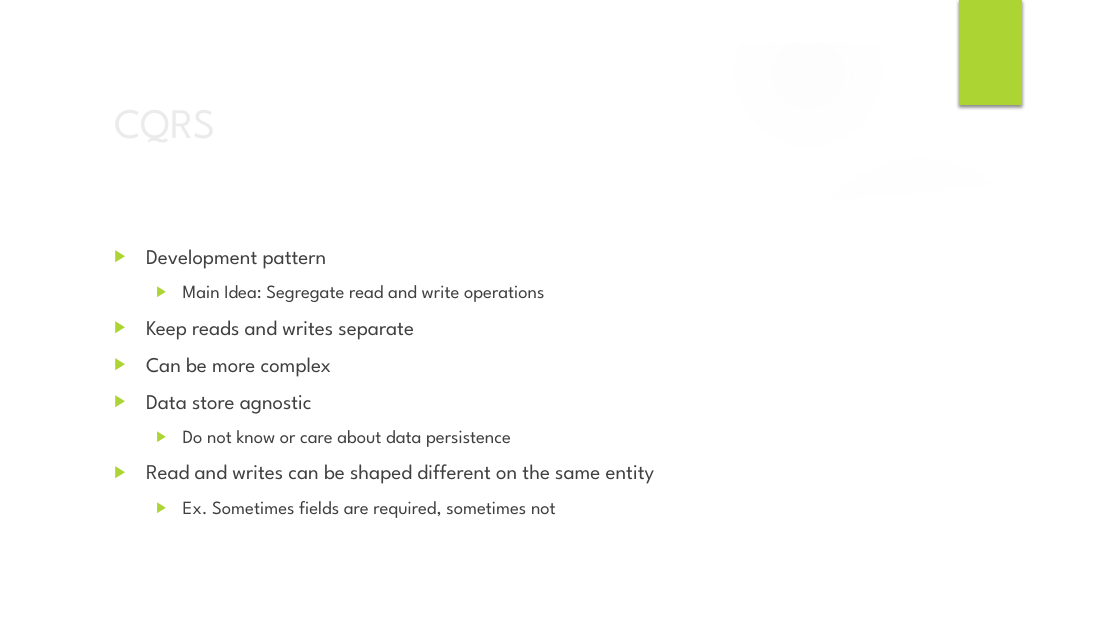
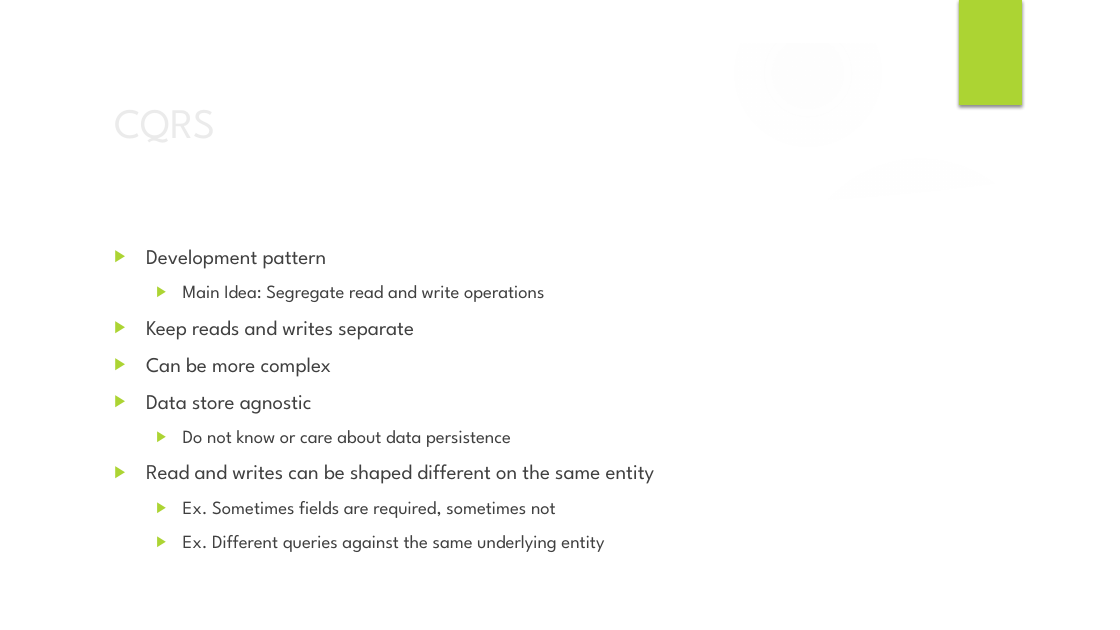
Before and after one commit to footedr/EasyCQRS, a slide deck: slide 9 of src/Web/EasyCQRSWithASPNETandMediatR.pptx. Drawn at 1120x630 pixels with LibreOffice and Linux fonts; fonts in the diff are those of the drawing; background and template pictures are left out. Boxes give left, top, right and bottom in pixels: in the first picture for what was removed or moved away, otherwise in the second. Text is boxed around its words. In the diff, an @@ line names an element or a change of style, - is before the commit and + after.

Commit message:
Update Easy CQRS PowerPoint presentation (#2) (#3)

```diff
--- a/src/Web/EasyCQRSWithASPNETandMediatR.pptx
+++ b/src/Web/EasyCQRSWithASPNETandMediatR.pptx
@@ text at bbox=[183, 535, 604, 552]: paragraph added @@
+  ▶ Ex. Different queries against the same underlying entity
```
Also in this commit, not shown: 1 other slide changed.
